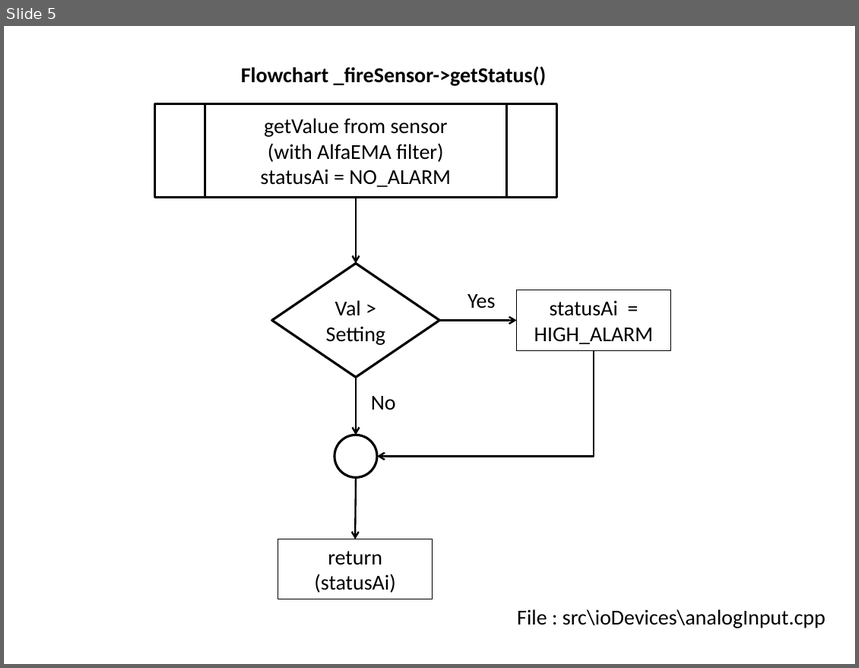
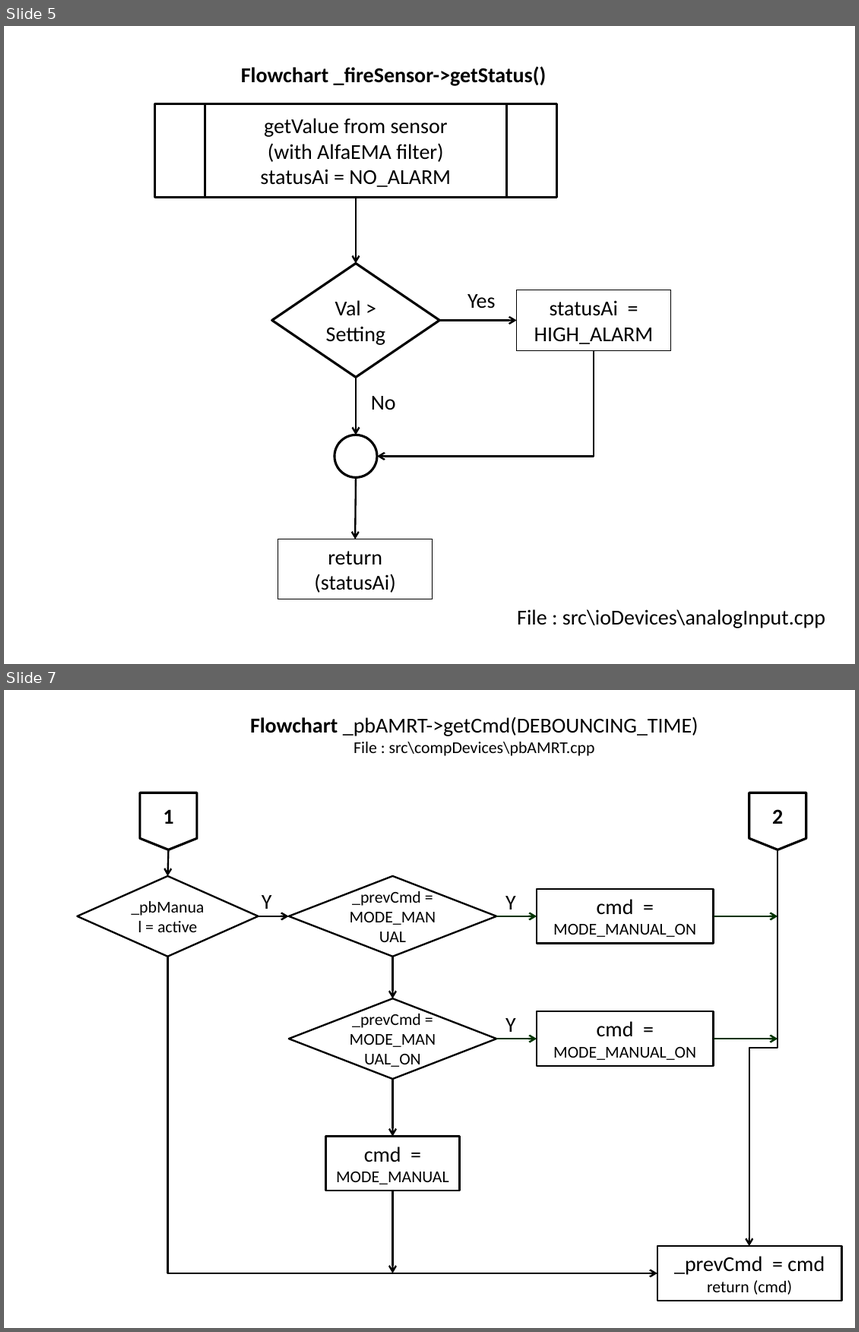
Before and after one commit to slametsampon/WFPS, a slide deck: resources/WFPS.pptx. Shown one above the other, each under a label of ours: slide 5 before the commit, slides 5 and 7 after it; the slides between them are not shown. The pictures are 859x668 and 859x1332 pixels, drawn with LibreOffice and Linux fonts; fonts in the diff are those of the drawing; background and template pictures are left out. Boxes give left, top, right and bottom in pixels: in the first picture for what was removed or moved away, otherwise in the second. Text is boxed around its words. In the diff, an @@ line names an element or a change of style, - is before the commit and + after.

Commit message:
update flowchart pbAMRT

```diff
--- a/resources/WFPS.pptx
+++ b/resources/WFPS.pptx
@@ slide 7 added at <box>4,690,855,1328</box>, background picture (left out) @@
@@ text added at <box>250,717,699,756</box>, 18 pt, text #000000 @@
+Flowchart _pbAMRT->getCmd(DEBOUNCING_TIME)
+File : src\compDevices\pbAMRT.cpp
@@ flow chart offpage connector added at <box>140,793,197,850</box>, outline #000000 2 pt, 18 pt, text #000000, bold @@
+1
@@ flow chart offpage connector added at <box>750,793,807,850</box>, outline #000000 2 pt, 18 pt, text #000000, bold @@
+2
@@ arrow added from (168, 850) to (167, 876), #000000 1.5 pt @@
@@ elbow arrow added from (778, 850) to (750, 1246), #000000 1.5 pt @@
@@ diamond added at <box>77,876,259,957</box>, outline #000000 1.5 pt, 14 pt, text #000000 @@
+_pbManual = active
@@ diamond added at <box>289,876,496,957</box>, outline #000000 1.5 pt, 14 pt, text #000000 @@
+_prevCmd = MODE_MANUAL
@@ rectangle added at <box>537,889,714,944</box>, outline #000000 1.5 pt, 14 pt, text #000000 @@
+cmd = MODE_MANUAL_ON
@@ arrow added from (259, 916) to (289, 916), #000000 1.5 pt @@
@@ text added at <box>262,895,272,909</box>, 18 pt, text #000000 @@
+Y
@@ arrow added from (496, 916) to (537, 916), #003300 1.5 pt @@
@@ text added at <box>506,896,516,910</box>, 18 pt, text #000000 @@
+Y
@@ arrow added from (714, 916) to (778, 916), #003300 1.5 pt @@
@@ elbow arrow added from (167, 957) to (658, 1274), #000000 1.5 pt @@
@@ arrow added from (393, 957) to (393, 999), #000000 1.5 pt @@
@@ diamond added at <box>289,999,496,1079</box>, outline #000000 1.5 pt, 14 pt, text #000000 @@
+_prevCmd = MODE_MANUAL_ON
@@ text added at <box>506,1018,516,1032</box>, 18 pt, text #000000 @@
+Y
@@ rectangle added at <box>537,1011,714,1066</box>, outline #000000 1.5 pt, 14 pt, text #000000 @@
+cmd = MODE_MANUAL_ON
@@ arrow added from (496, 1039) to (537, 1039), #003300 1.5 pt @@
@@ arrow added from (714, 1039) to (778, 1039), #003300 1.5 pt @@
@@ arrow added from (393, 1079) to (393, 1137), #000000 1.5 pt @@
@@ rectangle added at <box>325,1137,459,1192</box>, outline #000000 1.5 pt, 14 pt, text #000000 @@
+cmd = MODE_MANUAL
@@ arrow added from (393, 1192) to (393, 1274), #000000 1.5 pt @@
@@ rectangle added at <box>658,1246,842,1301</box>, outline #000000 1.5 pt, 18 pt, text #000000 @@
+_prevCmd = cmd
+return (cmd)
```
Also in this commit, not shown: 1 other slide added.
